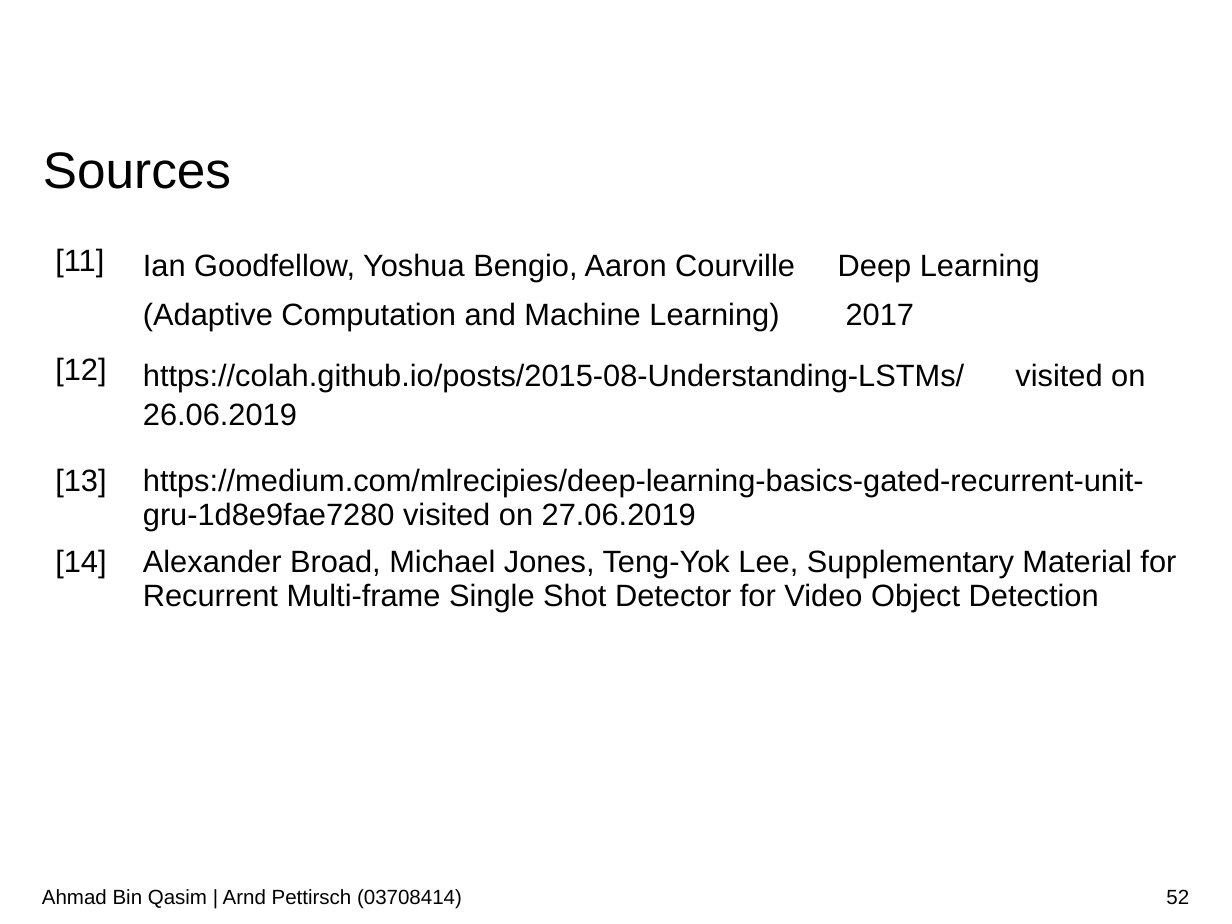
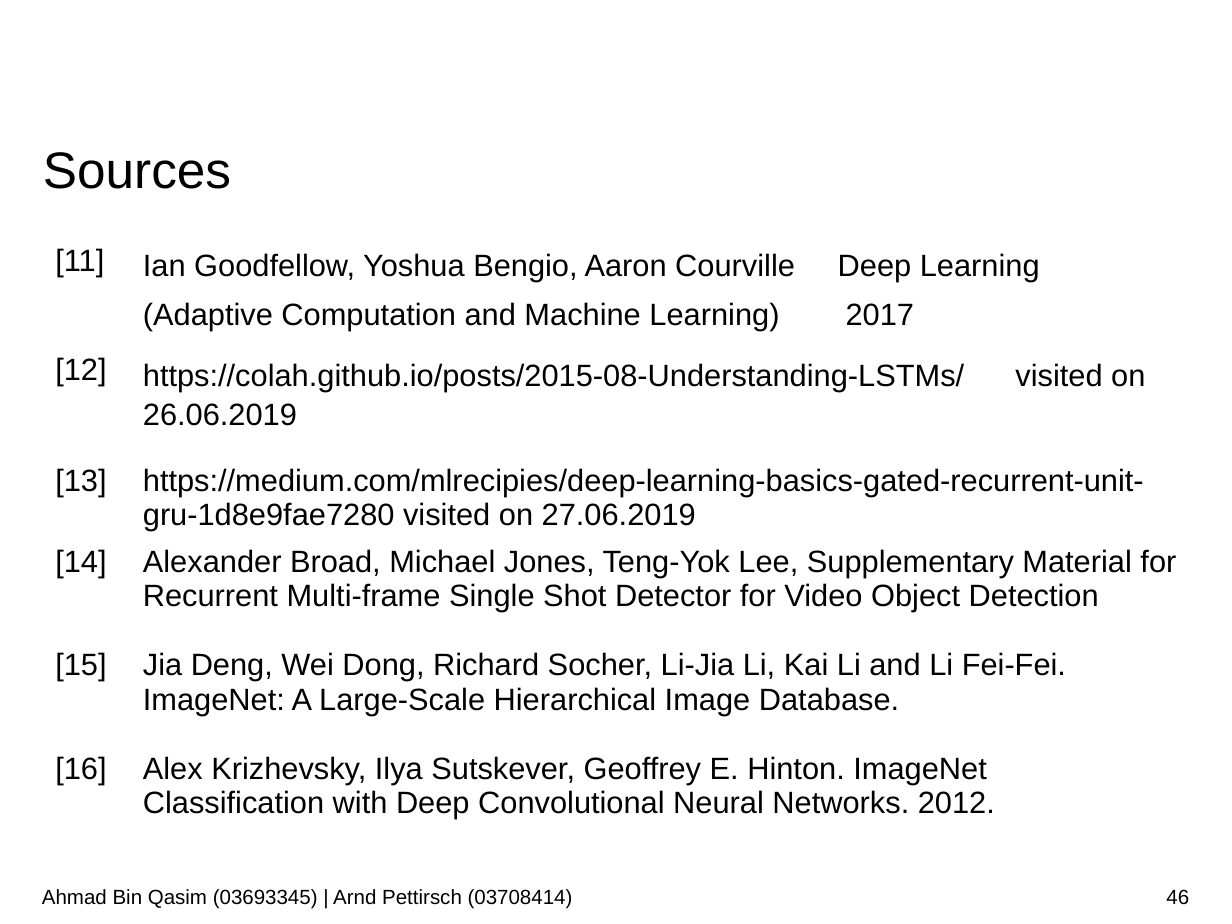
Before and after one commit to AhmadQasim/rnn-for-object-detection, a slide deck: slide 46 of Presentation/Recurrent_Neural_Networks_for_Object_Detection_Bin_Qasim_Pettirsch.pptx (slide 52 before the commit). Drawn at 1232x924 pixels with LibreOffice and Linux fonts; fonts in the diff are those of the drawing; background and template pictures are left out. Boxes give left, top, right and bottom in pixels: in the first picture for what was removed or moved away, otherwise in the second. Text is boxed around its words. In the diff, an @@ line names an element or a change of style, - is before the commit and + after.

```diff
--- a/Presentation/Recurrent_Neural_Networks_for_Object_Detection_Bin_Qasim_Pettirsch.pptx
+++ b/Presentation/Recurrent_Neural_Networks_for_Object_Detection_Bin_Qasim_Pettirsch.pptx
@@ table at [43, 238, 1189, 823] @@
-row 4, column 1: [14]
+row 4, column 1: [14] / [15] / [16]
-row 4, column 2: Alexander Broad, Michael Jones, Teng-Yok Lee, Supplementary Material for Recurrent Multi-frame Single Shot Detector for Video Object Detection
+row 4, column 2: Alexander Broad, Michael Jones, Teng-Yok Lee, Supplementary Material for Recurrent Multi-frame Single Shot Detector for Video Object Detection / Jia Deng, Wei Dong, Richard Socher, Li-Jia Li, Kai Li and Li Fei-Fei. ImageNet: A Large-Scale Hierarchical Image Database. / Alex Krizhevsky, Ilya Sutskever, Geoffrey E. Hinton. ImageNet Classification with Deep Convolutional Neural Networks. 2012.
@@ text at [42, 889, 573, 909]: text changed @@
-Ahmad Bin Qasim | Arnd Pettirsch (03708414)
+Ahmad Bin Qasim (03693345) | Arnd Pettirsch (03708414)
@@ page number at [1166, 889, 1189, 905]: text changed @@
-52
+46
```
Also in this commit, not shown: 52 other slides changed, 2 slides added, 1 other file.
